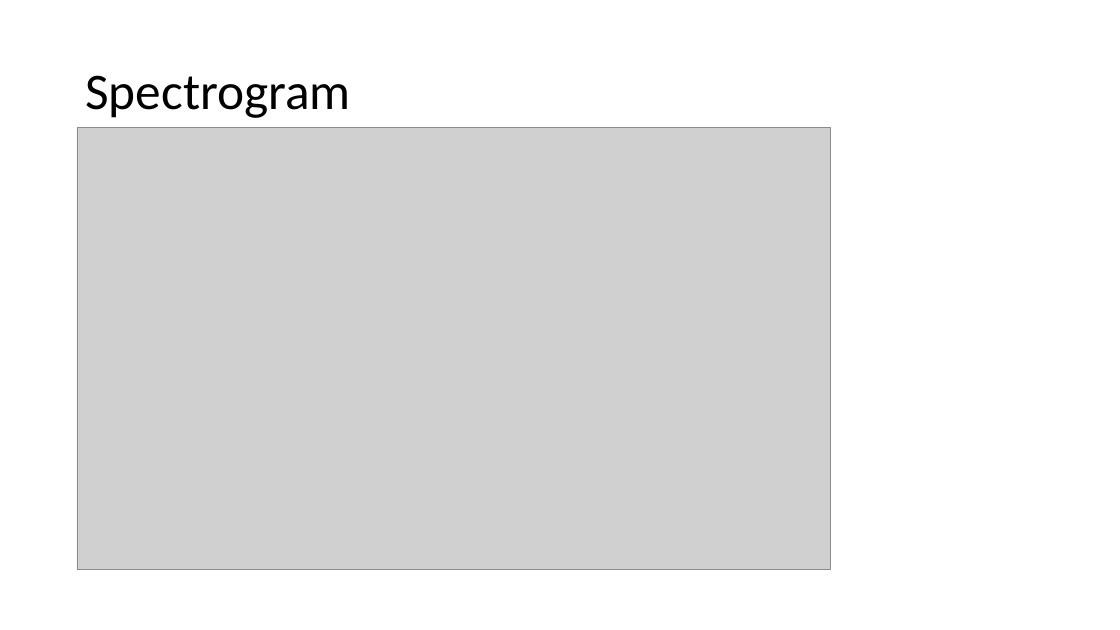
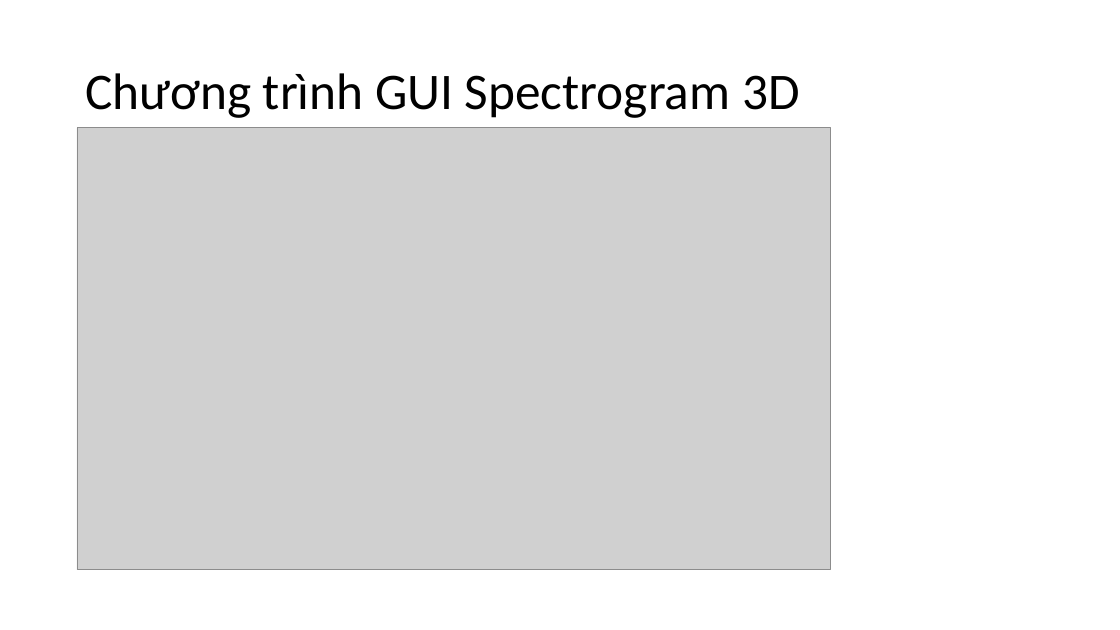
Before and after one commit to Sunfl4wer/Signal-and-Spectrum, a slide deck: slide 31 of Signal_and_Spectrum.pptx (slide 12 before the commit). Drawn at 1120x630 pixels with LibreOffice and Linux fonts; fonts in the diff are those of the drawing; grey boxes stand for pictures. Boxes give left, top, right and bottom in pixels: in the first picture for what was removed or moved away, otherwise in the second. Text is boxed around its words. In the diff, an @@ line names an element or a change of style, - is before the commit and + after.

```diff
--- a/Signal_and_Spectrum.pptx
+++ b/Signal_and_Spectrum.pptx
@@ title at [85, 73, 800, 118]: text changed @@
-Spectrogram
+Chương trình GUI Spectrogram 3D
```
Also in this commit, not shown: 6 other slides changed, 37 slides added, 6 slides removed.
